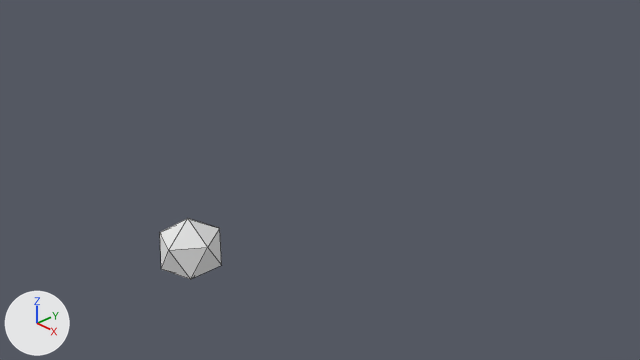
What one commit did to the Blender file Scenes/cgiTutsplus_Tutorial_characterAnimation/Library_CustomBoneShapes.blend.
One viewpoint serves both versions: the file's camera 'Camera'. The axes (+X, +Y, +Z) are drawn at lower left. The lights are the same throughout. Mesh edges are drawn as thin lines.

Objects in the first picture: 'CustomShapes.TransRot-xyz'.
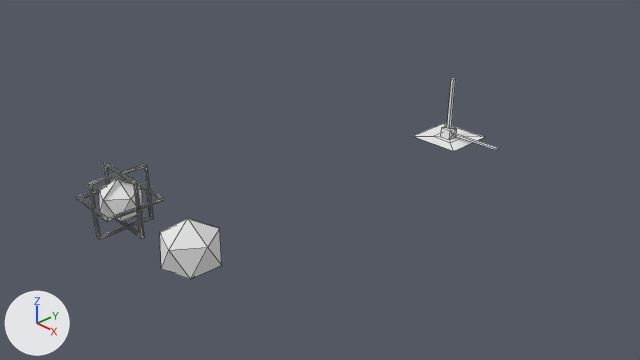
Changed parts and their boxes (x1, y1, x2, y2) in the pictures (640 x 360 px):
'CustomShapes.TransRot', added
    after: (77, 162, 164, 240)
    faces in mat_xyz_axis (white #e7e7e7): (99, 179, 143, 222)
    faces in mat_x_axis (white #e7e7e7): (88, 164, 153, 240)
    faces in mat_z_axis (white #e7e7e7): (77, 178, 164, 222)
    faces in mat_y_axis (white #e7e7e7): (103, 162, 144, 239)
'CustomShapes.TransRot-GroundParent', added
    after: (413, 78, 498, 151)

What the commit changed:
Mesh me_plane_004 is new.
It has 36 vertices, 33 faces and spans x -0.5..1.11, y -0.5..0.5, z 0.0..1.18.
It uses material mat_xyz_axis (white #e7e7e7).
Mesh me_icosphere_001 is new.
It has 156 vertices, 308 faces and spans x -0.5..0.5, y -0.5..0.5, z -0.5..0.5.
Faces by material slot: [20, 96, 96, 96].
It uses material mat_xyz_axis (white #e7e7e7).
It uses material mat_z_axis (white #e7e7e7).
It uses material mat_x_axis (white #e7e7e7).
It uses material mat_y_axis (white #e7e7e7).
Object 'CustomShapes.TransRot-GroundParent' (ob_customshapes_transrot_groundparent) is new; it shows me_plane_004.
Its location is (0.0, 4.0, 0.0).
Object 'CustomShapes.TransRot' (ob_customshapes_transrot) is new; it shows me_icosphere_001.
Its location is (-2.0, -2.0, 0.0).
